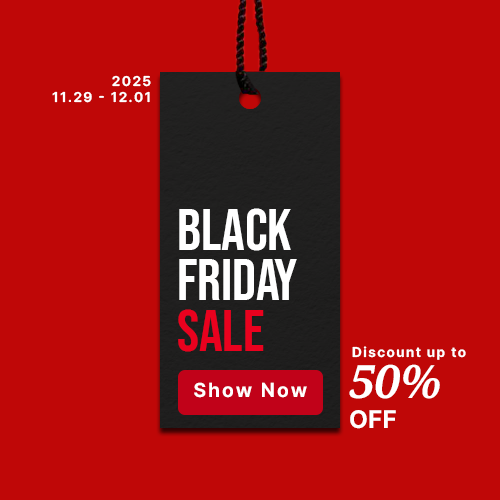
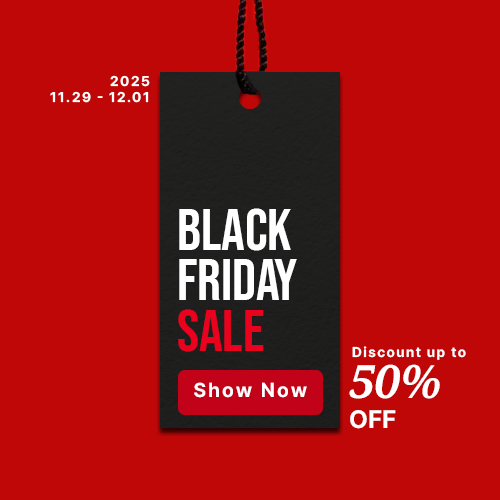
Revision of a layered 500 × 500 image; what changed, layer by layer:
painted on "50% off" over [left=352, top=410, right=396, bottom=429]
painted on "2025 11.29 - 12.01" over [left=50, top=75, right=151, bottom=103]
